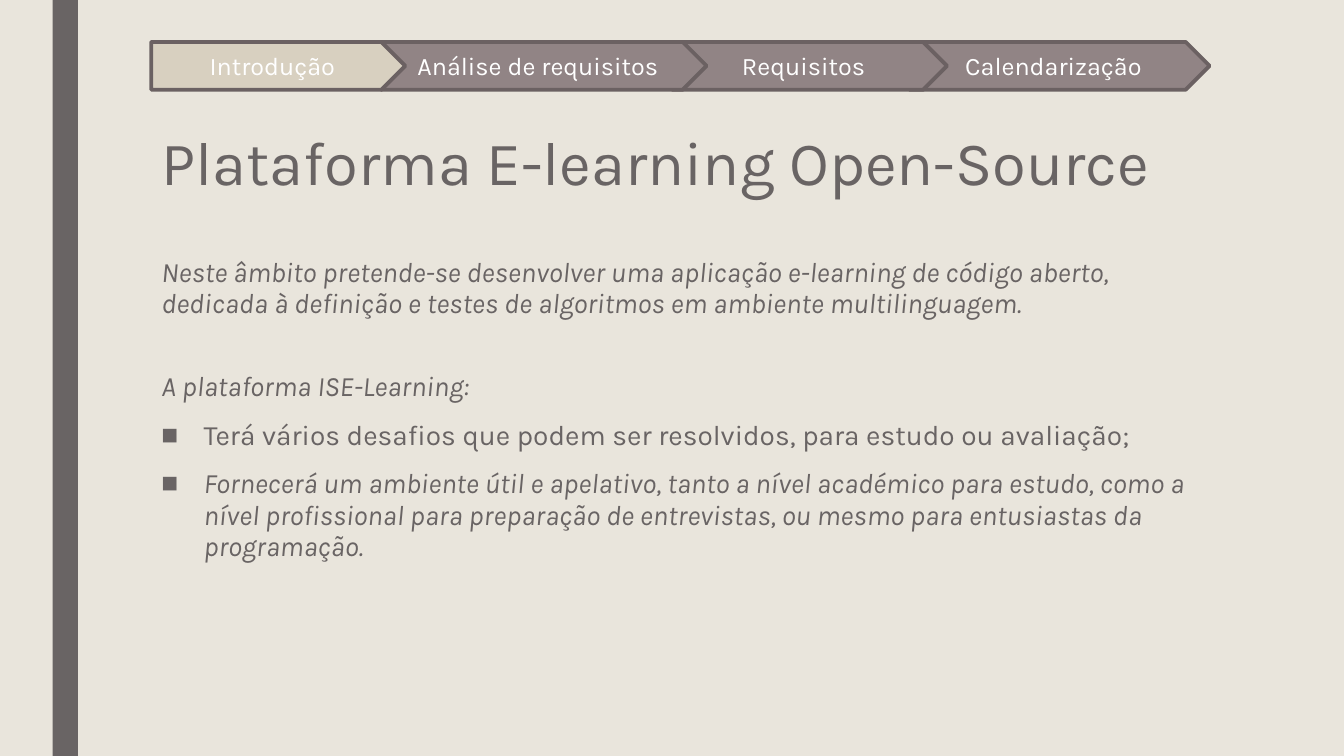
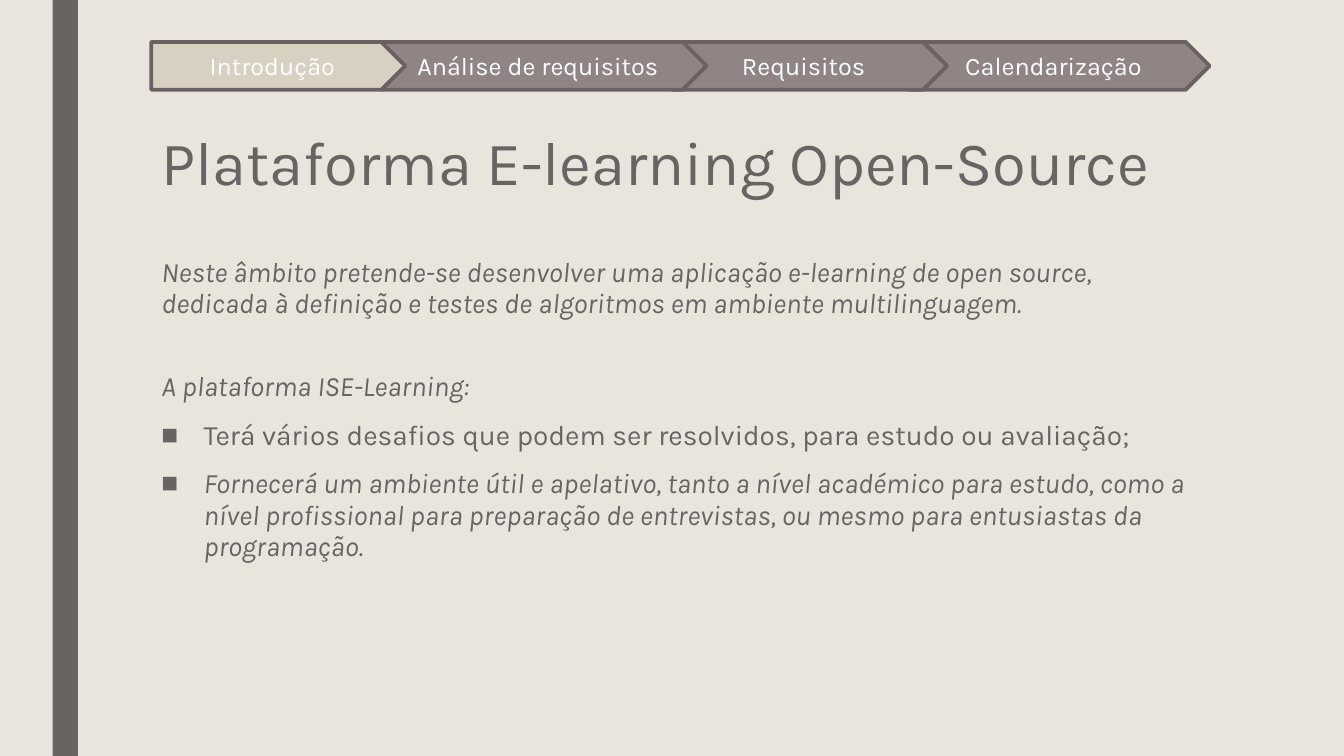
Before and after one commit to joaoesantos/ise_learning, a slide deck: slide 4 of Entregaveis/ApresentacaoProposta.pptx. Drawn at 1344x756 pixels with LibreOffice and Linux fonts; fonts in the diff are those of the drawing. Boxes give left, top, right and bottom in pixels: in the first picture for what was removed or moved away, otherwise in the second. Text is boxed around its words. In the diff, an @@ line names an element or a change of style, - is before the commit and + after.

Commit message:
Update ApresentacaoProposta.pptx
Small changes on the text

```diff
--- a/Entregaveis/ApresentacaoProposta.pptx
+++ b/Entregaveis/ApresentacaoProposta.pptx
@@ text at [161,261,1091,320]: text changed @@
-  Neste âmbito pretende-se desenvolver uma aplicação e-learning de código aberto, dedicada à definição e testes de algoritmos em ambiente multilinguagem.
+  Neste âmbito pretende-se desenvolver uma aplicação e-learning de open source, dedicada à definição e testes de algoritmos em ambiente multilinguagem.
```
Also in this commit, not shown: 2 other slides changed.
